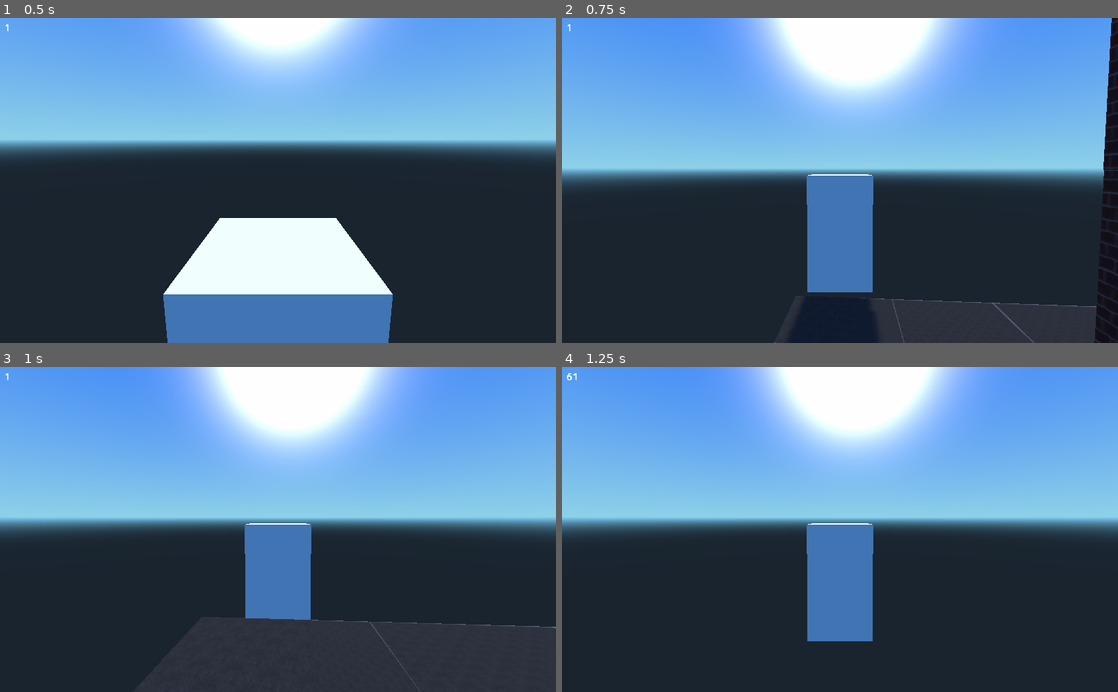
Above: before the commit, frames 1-4 (two rows, left to right).
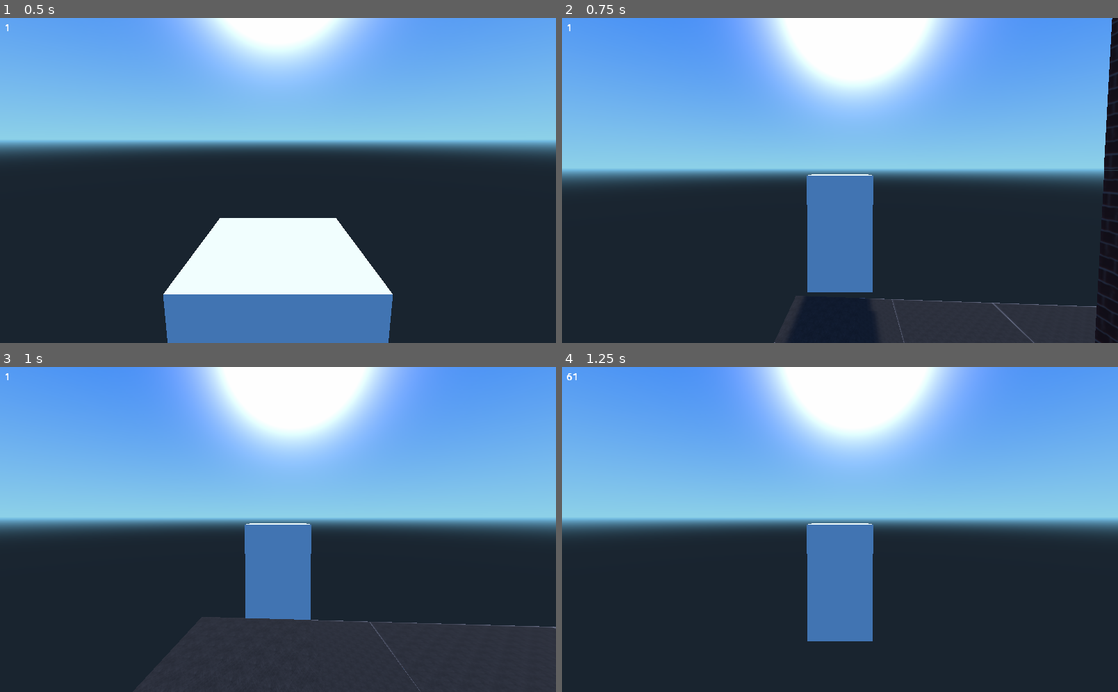
Above: after the commit, the same moments.

Repository: Bubbers/BubbaIllegalContructionInc
Game: Godot game, scene res://Main.tscn
Same seed, same stepped clock (60 frames per second), same inputs: the game is played once before the commit and once after it.
Inputs (mouse positions are in pixels of both pictures, inside the frame that each line leads up to):
- Up to frame 1 (0.5 s): no input
- Up to frame 2 (0.75 s): tap Enter at 0.5 s; move the mouse to (834, 187) at 0.52 s; hold W (forward) from 0.53 s (still down); tap E (interact) at 0.6 s
- Up to frame 3 (1 s): keep holding W (forward); tap Space (jump) at 0.77 s
- Up to frame 4 (1.25 s): keep holding W (forward)

Frame 1 is identical in both runs. In frame 2, less than 0.1% of the frame differs, in the area x 95-99%, y 0-100%; in frame 3, nothing differs; in frame 4, nothing differs.

Commit message:
Only place one plot per neighborhood
Signed-off-by: Viktor Sjölind <viktor@sjolind.se>

Diff:
--- a/City.gd
+++ b/City.gd
@@ -26,6 +26,7 @@
 #
 func _neighborhood(var origin, var width, var height):
     var corners = [Vector3(), Vector3(), Vector3(), Vector3()]
+    var mid_of_neighborhood = origin + Vector3(3 * (width / 2.0) , 0, 3 * (height / 2.0))
 
     for index in range(4):
         corners[index] = origin + Vector3(fmod(index, 2) * 3 * width, 0, (index / 2) * 3 * height)
@@ -37,11 +38,10 @@
 
     _place_building(origin)
 
-    for x in range(width - 1):
-        for z in range(height - 1):
-            var newPlot = Plot.instance()
-            newPlot.set_translation(origin + Vector3(x * 3, 0, z * 3) + Vector3(3, 0, 3))
-            add_child(newPlot)
+    var newPlot = Plot.instance()
+    newPlot.set_translation(mid_of_neighborhood)
+    newPlot.set_scale(Vector3(width * ( 1.0 - 1.0 / width ), 1.0, height * ( 1.0 - 1.0 / height )))
+    add_child(newPlot)
 
 func _place_building(origin):
     var block_rand = _rand_int(0, 7)
